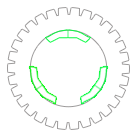
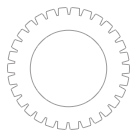
Layer changes from the first (137, 137) image to the second:
hid group "innerTri" (9 layers) over (29, 30, 108, 104)
